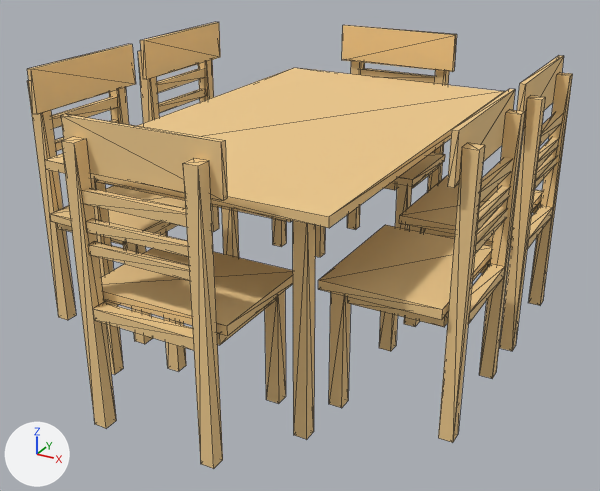
Renders of the glTF model Furniture/dining_table_set/dining_table_set.gltf from each side of a commit.
Rendered twice from a 50 mm camera at (1.5, -2.83, 1.72) aimed at (0.0, -0.1, 0.36). Every picture has the same lights, and +X, +Y and +Z are marked at lower left. Mesh edges are drawn as thin lines.
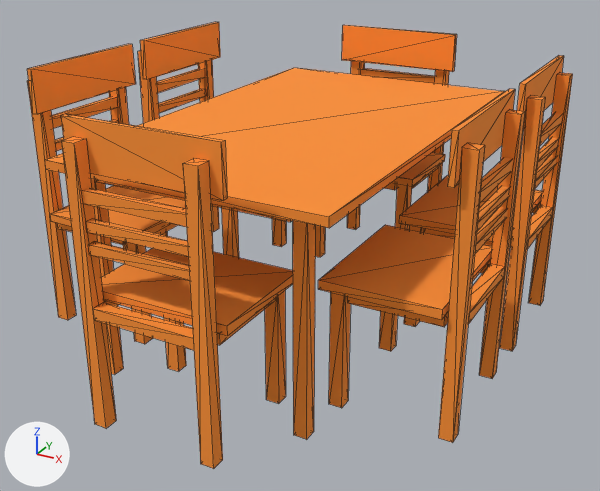
Commit message: changed color

Where the change shows, as pixel boxes (x1, y1, x2, y2) in the pictures (600 x 491 px):
'mesh1898937961', recoloured: (61, 114, 293, 469) in both
'mesh855033435', recoloured (beige to orange): (45, 68, 504, 439) in both
'mesh128594385', recoloured: (318, 89, 525, 442) in both
'mesh837925054', recoloured: (399, 55, 573, 351) in both
'mesh689985168', recoloured: (27, 44, 185, 344) in both
'mesh618971222', recoloured (beige to orange): (315, 25, 457, 257) in both
'mesh14001241', recoloured: (138, 22, 286, 258) in both

The change, as a diff of the scene's bpy script:
```diff
--- a/Furniture/dining_table_set/dining_table_set.gltf.py
+++ b/Furniture/dining_table_set/dining_table_set.gltf.py
@@ mat_mat19 @@
 mat_mat19 = principled_material('mat19')
-mat_mat19.base_color = (0.87, 0.6, 0.27)  # beige #f0cb8e
+mat_mat19.base_color = (1.0, 0.286, 0.0312)  # orange #ff9231
 mat_mat19.roughness = 1.0
```
